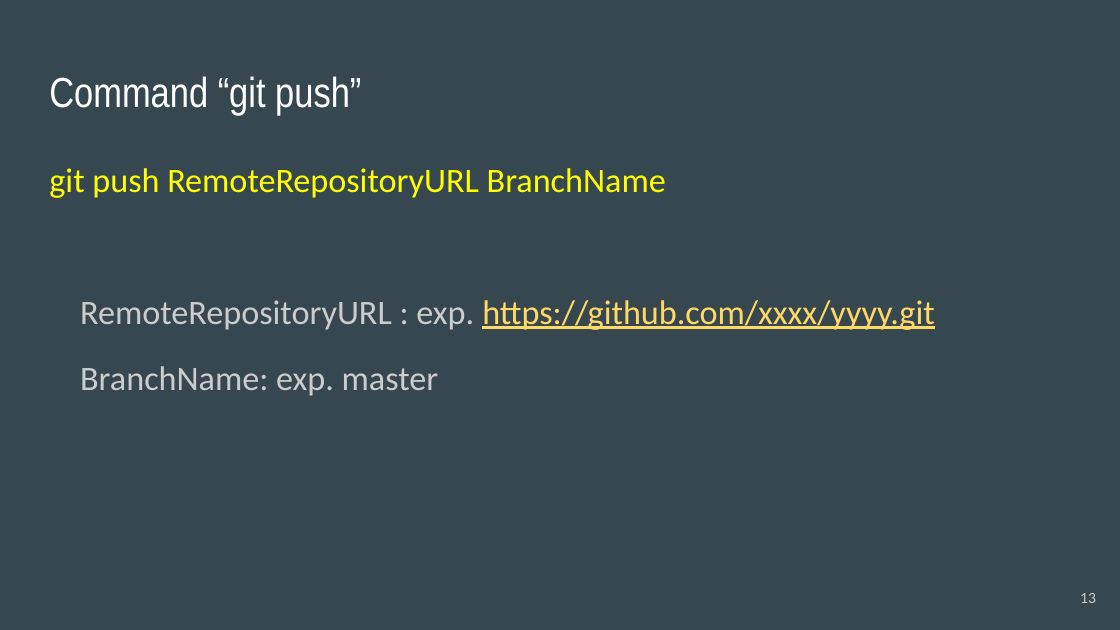
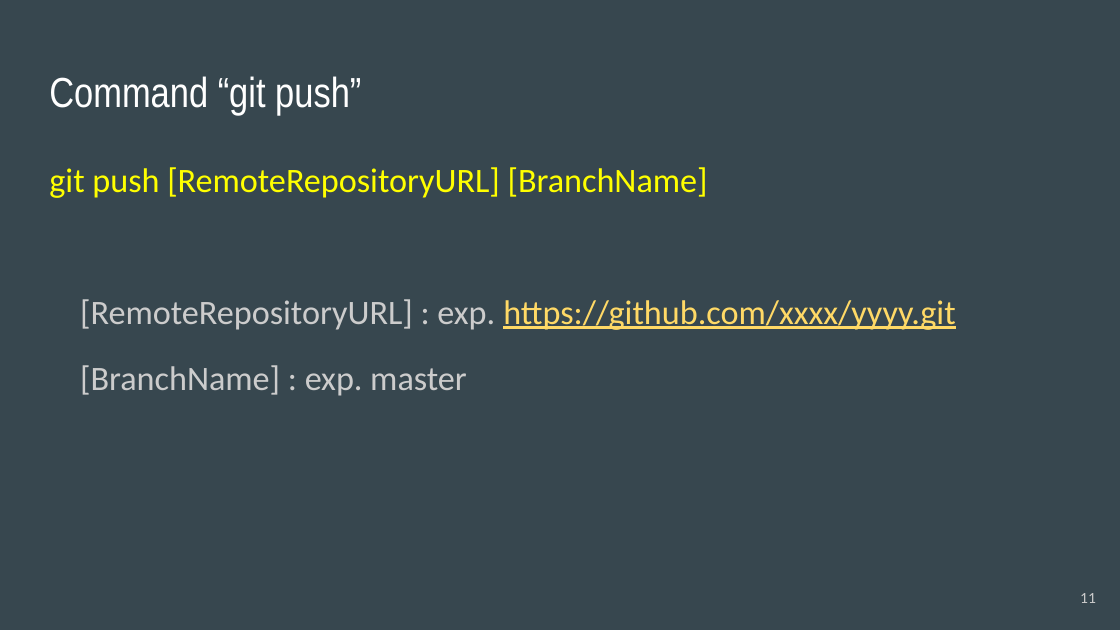
Before and after one commit to acchi17/StudyGit, a slide deck: slide 11 of GitStudySession.pptx (slide 13 before the commit). Drawn at 1120x630 pixels with LibreOffice and Linux fonts; fonts in the diff are those of the drawing. Boxes give left, top, right and bottom in pixels: in the first picture for what was removed or moved away, otherwise in the second. Text is boxed around its words. In the diff, an @@ line names an element or a change of style, - is before the commit and + after.

```diff
--- a/GitStudySession.pptx
+++ b/GitStudySession.pptx
@@ text at (49, 167, 955, 396): text changed @@
-git push RemoteRepositoryURL BranchName
-RemoteRepositoryURL : exp. https://github.com/xxxx/yyyy.git
-BranchName: exp. master
+git push [RemoteRepositoryURL] [BranchName]
+[RemoteRepositoryURL] : exp. https://github.com/xxxx/yyyy.git
+[BranchName] : exp. master
@@ page number at (1080, 593, 1096, 603): text changed @@
-13
+11
```
Also in this commit, not shown: 10 other slides changed, 6 slides added.
